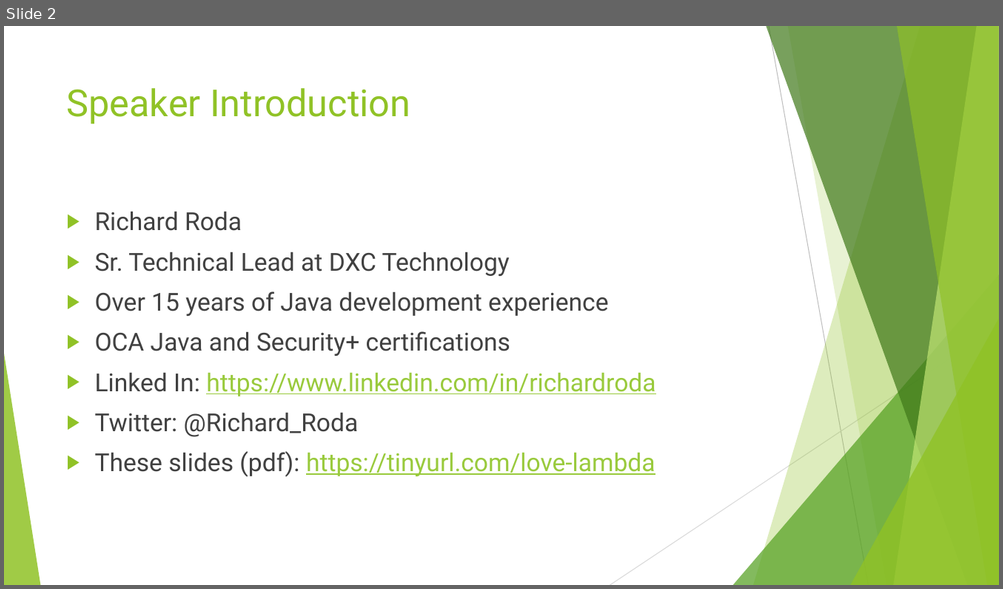
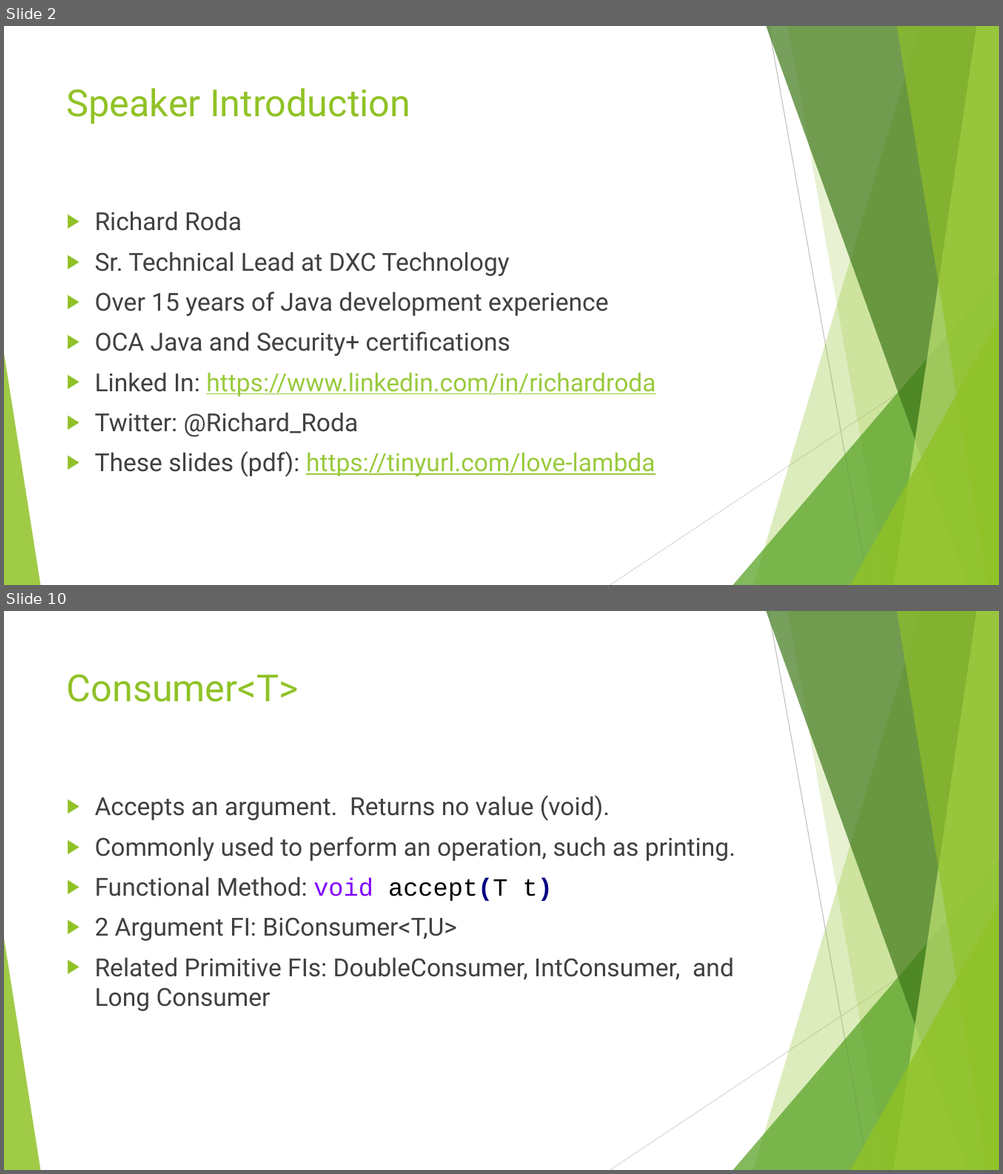
Before and after one commit to RichardRoda/2017-CodePaLOUsa-Lambda, a slide deck: Learning to Love the Lambda in the Stream.pptx. Shown one above the other, each under a label of ours: slide 2 before the commit, slides 2 and 10 after it; the slides between them are not shown. The pictures are 1003x589 and 1003x1174 pixels, drawn with LibreOffice and Linux fonts; fonts in the diff are those of the drawing. Boxes give left, top, right and bottom in pixels: in the first picture for what was removed or moved away, otherwise in the second. Text is boxed around its words. In the diff, an @@ line names an element or a change of style, - is before the commit and + after.

Commit message:
Complete discussion of Functional Interfaces (FIs).  Starting discussion of streams.

```diff
--- a/Learning to Love the Lambda in the Stream.pptx
+++ b/Learning to Love the Lambda in the Stream.pptx
@@ slide 10 added at (4,611,999,1170), background #FFFFFF; not listed: 10 template elements that a slide beside it also shows @@
@@ title added at (67,674,299,702), 36 pt, text #90C226 @@
+Consumer<T>
@@ text added at (95,795,735,1011), 24 pt, text #404040 @@
+▶ Accepts an argument. Returns no value (void).
+▶ Commonly used to perform an operation, such as printing.
+▶ Functional Method: void accept(T t)
+▶ 2 Argument FI: BiConsumer<T,U>
+▶ Related Primitive FIs: DoubleConsumer, IntConsumer, and Long Consumer
```
Also in this commit, not shown: 4 slides changed, 7 other slides added, 2 other files.
